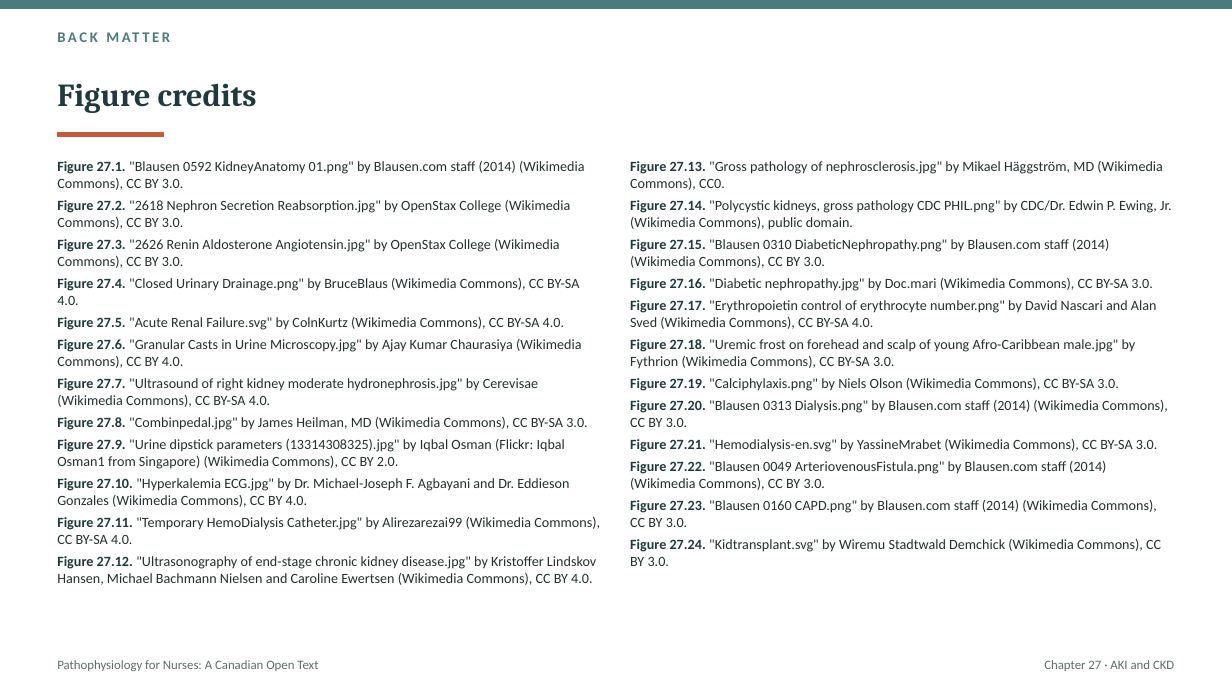
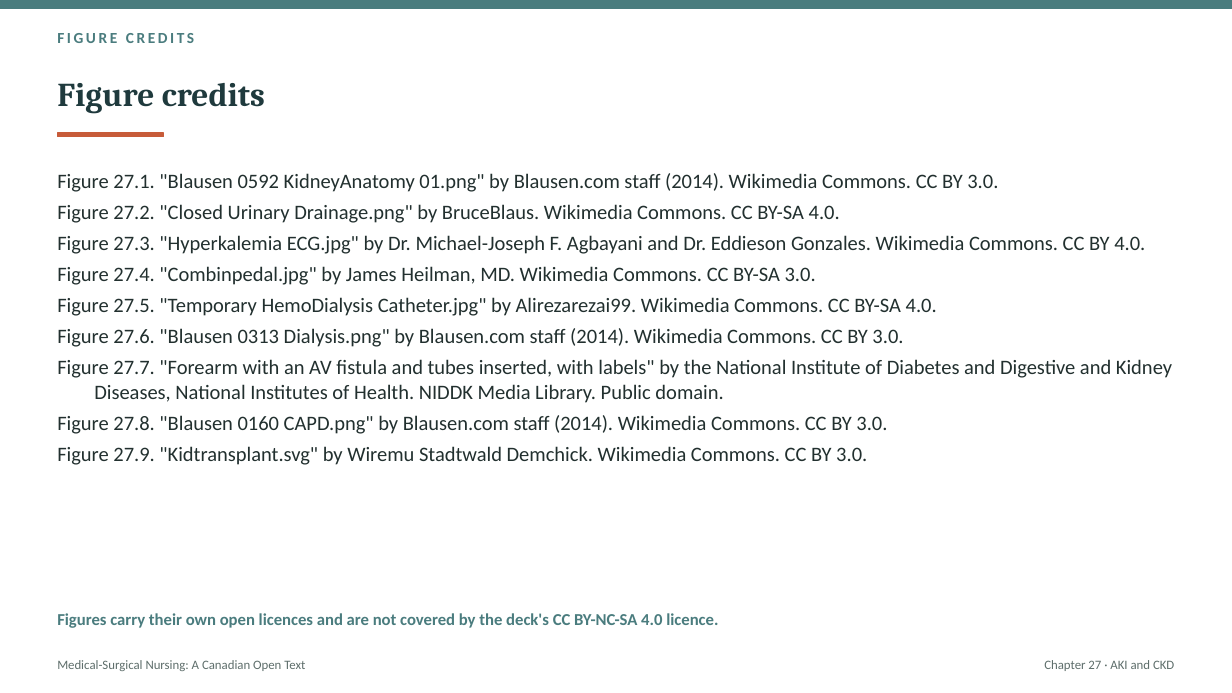
Before and after one commit to andrewleenl/opensourcenursing, a slide deck: slide 44 of Ch27_Acute_Kidney_Injury_and_Chronic_Kidney_Disease_Lecture_Presentation.pptx (slide 52 before the commit). Drawn at 1232x693 pixels with LibreOffice and Linux fonts; fonts in the diff are those of the drawing. Boxes give left, top, right and bottom in pixels: in the first picture for what was removed or moved away, otherwise in the second. Text is boxed around its words. In the diff, an @@ line names an element or a change of style, - is before the commit and + after.

```diff
--- a/Ch27_Acute_Kidney_Injury_and_Chronic_Kidney_Disease_Lecture_Presentation.pptx
+++ b/Ch27_Acute_Kidney_Injury_and_Chronic_Kidney_Disease_Lecture_Presentation.pptx
@@ title "Figure credits" at bbox=[57, 83, 265, 114]: size 25 to 26 pt @@
@@ text at bbox=[57, 33, 194, 43]: text changed; size 11.5 to 12 pt @@
-BACK MATTER
+FIGURE CREDITS
@@ text at bbox=[57, 173, 1172, 465]: text changed; size 11 to 16 pt @@
-Figure 27.13. "Gross pathology of nephrosclerosis.jpg" by Mikael Häggström, MD (Wikimedia Commons), CC0.
-Figure 27.14. "Polycystic kidneys, gross pathology CDC PHIL.png" by CDC/Dr. Edwin P. Ewing, Jr. (Wikimedia Commons), public domain.
-Figure 27.15. "Blausen 0310 DiabeticNephropathy.png" by Blausen.com staff (2014) (Wikimedia Commons), CC BY 3.0.
-Figure 27.16. "Diabetic nephropathy.jpg" by Doc.mari (Wikimedia Commons), CC BY-SA 3.0.
-Figure 27.17. "Erythropoietin control of erythrocyte number.png" by David Nascari and Alan Sved (Wikimedia Commons), CC BY-SA 4.0.
-Figure 27.18. "Uremic frost on forehead and scalp of young Afro-Caribbean male.jpg" by Fythrion (Wikimedia Commons), CC BY-SA 3.0.
-Figure 27.19. "Calciphylaxis.png" by Niels Olson (Wikimedia Commons), CC BY-SA 3.0.
-Figure 27.20. "Blausen 0313 Dialysis.png" by Blausen.com staff (2014) (Wikimedia Commons), CC BY 3.0.
-Figure 27.21. "Hemodialysis-en.svg" by YassineMrabet (Wikimedia Commons), CC BY-SA 3.0.
-Figure 27.22. "Blausen 0049 ArteriovenousFistula.png" by Blausen.com staff (2014) (Wikimedia Commons), CC BY 3.0.
-Figure 27.23. "Blausen 0160 CAPD.png" by Blausen.com staff (2014) (Wikimedia Commons), CC BY 3.0.
-Figure 27.24. "Kidtransplant.svg" by Wiremu Stadtwald Demchick (Wikimedia Commons), CC BY 3.0.
+Figure 27.1. "Blausen 0592 KidneyAnatomy 01.png" by Blausen.com staff (2014). Wikimedia Commons. CC BY 3.0.
+Figure 27.2. "Closed Urinary Drainage.png" by BruceBlaus. Wikimedia Commons. CC BY-SA 4.0.
+Figure 27.3. "Hyperkalemia ECG.jpg" by Dr. Michael-Joseph F. Agbayani and Dr. Eddieson Gonzales. Wikimedia Commons. CC BY 4.0.
+Figure 27.4. "Combinpedal.jpg" by James Heilman, MD. Wikimedia Commons. CC BY-SA 3.0.
+Figure 27.5. "Temporary HemoDialysis Catheter.jpg" by Alirezarezai99. Wikimedia Commons. CC BY-SA 4.0.
+Figure 27.6. "Blausen 0313 Dialysis.png" by Blausen.com staff (2014). Wikimedia Commons. CC BY 3.0.
+Figure 27.7. "Forearm with an AV fistula and tubes inserted, with labels" by the National Institute of Diabetes and Digestive and Kidney Diseases, National Institutes of Health. NIDDK Media Library. Public domain.
+Figure 27.8. "Blausen 0160 CAPD.png" by Blausen.com staff (2014). Wikimedia Commons. CC BY 3.0.
+Figure 27.9. "Kidtransplant.svg" by Wiremu Stadtwald Demchick. Wikimedia Commons. CC BY 3.0.
@@ text removed at bbox=[57, 161, 600, 585] @@
-Figure 27.1. "Blausen 0592 KidneyAnatomy 01.png" by Blausen.com staff (2014) (Wikimedia Commons), CC BY 3.0.
-Figure 27.2. "2618 Nephron Secretion Reabsorption.jpg" by OpenStax College (Wikimedia Commons), CC BY 3.0.
-Figure 27.3. "2626 Renin Aldosterone Angiotensin.jpg" by OpenStax College (Wikimedia Commons), CC BY 3.0.
-Figure 27.4. "Closed Urinary Drainage.png" by BruceBlaus (Wikimedia Commons), CC BY-SA 4.0.
-Figure 27.5. "Acute Renal Failure.svg" by ColnKurtz (Wikimedia Commons), CC BY-SA 4.0.
-Figure 27.6. "Granular Casts in Urine Microscopy.jpg" by Ajay Kumar Chaurasiya (Wikimedia Commons), CC BY 4.0.
-Figure 27.7. "Ultrasound of right kidney moderate hydronephrosis.jpg" by Cerevisae (Wikimedia Commons), CC BY-SA 4.0.
-Figure 27.8. "Combinpedal.jpg" by James Heilman, MD (Wikimedia Commons), CC BY-SA 3.0.
-Figure 27.9. "Urine dipstick parameters (13314308325).jpg" by Iqbal Osman (Flickr: Iqbal Osman1 from Singapore) (Wikimedia Commons), CC BY 2.0.
-Figure 27.10. "Hyperkalemia ECG.jpg" by Dr. Michael-Joseph F. Agbayani and Dr. Eddieson Gonzales (Wikimedia Commons), CC BY 4.0.
-Figure 27.11. "Temporary HemoDialysis Catheter.jpg" by Alirezarezai99 (Wikimedia Commons), CC BY-SA 4.0.
-Figure 27.12. "Ultrasonography of end-stage chronic kidney disease.jpg" by Kristoffer Lindskov Hansen, Michael Bachmann Nielsen and Caroline Ewertsen (Wikimedia Commons), CC BY 4.0.
@@ text added at bbox=[57, 613, 718, 628], 13 pt, text #4A7C7E, bold @@
+Figures carry their own open licences and are not covered by the deck's CC BY-NC-SA 4.0 licence.
@@ text at bbox=[57, 660, 305, 671]: text changed @@
-Pathophysiology for Nurses: A Canadian Open Text
+Medical-Surgical Nursing: A Canadian Open Text
```
Also in this commit, not shown: 6 other slides changed, 37 slides added, 45 slides removed, 1 other file.
